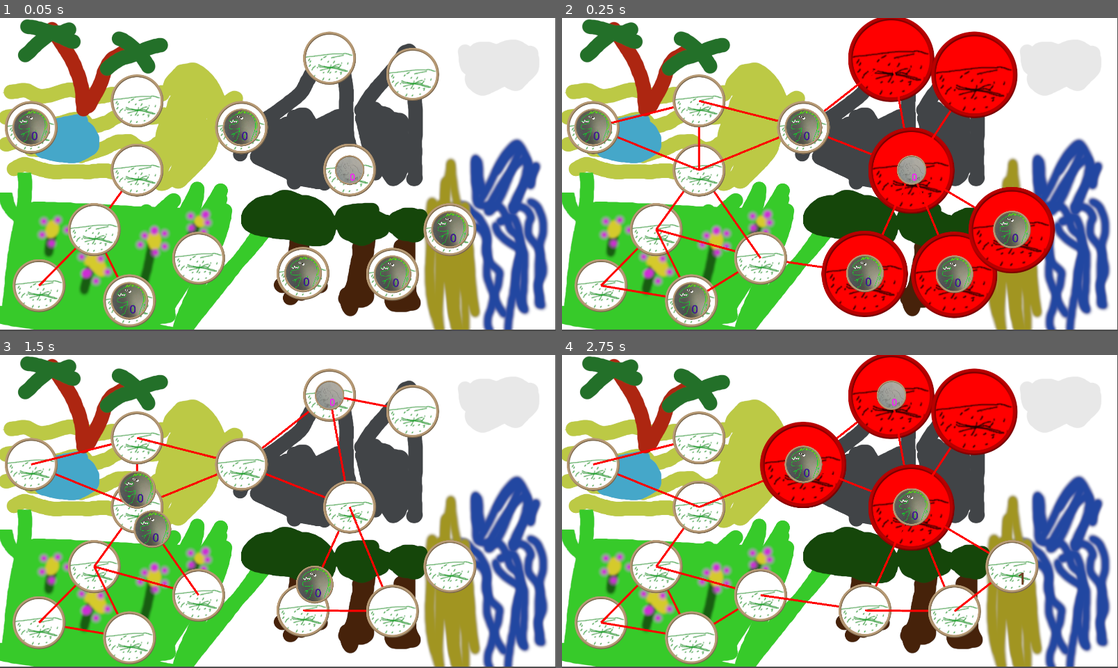
Above: before the commit, frames 1-4 (two rows, left to right).
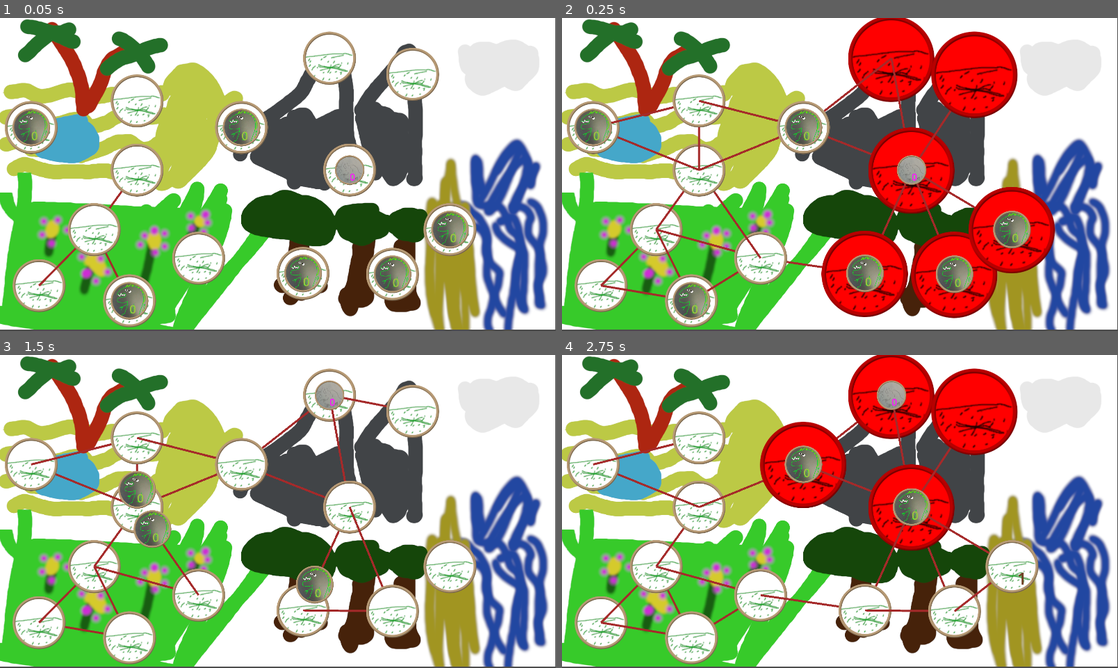
Above: after the commit, the same moments.

Repository: niebarkol/dinozaury
Game: Godot game, scene res://sceny/glowny_poziom.tscn
Same seed, same stepped clock (60 frames per second), same inputs: the game is played once before the commit and once after it.
Inputs (mouse positions are in pixels of both pictures, inside the frame that each line leads up to):
- Up to frame 1 (0.05 s): no input
- Up to frame 2 (0.25 s): no input
- Up to frame 3 (1.5 s): click (328, 395) at 0.52 s; click (328, 395) at 1.27 s
- Up to frame 4 (2.75 s): click (890, 395) at 2.02 s

The runs differ from the first frame. In frame 1, 0.2% of the frame differs, in the area x 5-83%, y 36-95%; in frame 2, 1.7%, in the area x 5-83%, y 12-95%; in frame 3, 1.4%; in frame 4, 1.4%.

Commit message:
Drobne zmiany chyba

Diff:
--- a/project.godot
+++ b/project.godot
@@ -19,5 +19,6 @@
 
 window/size/viewport_width=1920
 window/size/viewport_height=1080
+window/size/mode=3
 window/stretch/mode="viewport"
 window/stretch/aspect="expand"
--- a/sceny/glowny_poziom.tscn
+++ b/sceny/glowny_poziom.tscn
@@ -1,10 +1,14 @@
-[gd_scene load_steps=6 format=3 uid="uid://cd563y37af6wy"]
+[gd_scene load_steps=7 format=3 uid="uid://cd563y37af6wy"]
 
 [ext_resource type="Script" path="res://sceny/poziom.gd" id="1_c7y2w"]
 [ext_resource type="Texture2D" uid="uid://bu1pmtwqbc28f" path="res://assets/tło.png" id="1_odma8"]
 [ext_resource type="PackedScene" uid="uid://cjghlsm8do6m" path="res://sceny/siedlisko.tscn" id="2_wjgmf"]
 [ext_resource type="PackedScene" uid="uid://cooi1widl5qpd" path="res://sceny/dinozaur.tscn" id="4_qbmnr"]
 [ext_resource type="PackedScene" uid="uid://dly6x5w0tgbhn" path="res://sceny/player.tscn" id="5_q22r6"]
+
+[sub_resource type="LabelSettings" id="LabelSettings_wfcfq"]
+font_size = 500
+font_color = Color(0.803922, 0, 0.0862745, 1)
 
 [node name="Node2D" type="Node2D"]
 scale = Vector2(0.715, 0.715)
@@ -74,3 +78,23 @@
 [node name="Dinozaur6" parent="Dinozaury" instance=ExtResource("4_qbmnr")]
 
 [node name="Player" parent="." instance=ExtResource("5_q22r6")]
+
+[node name="Wygrana" type="Label" parent="."]
+visible = false
+offset_left = 244.755
+offset_top = 194.406
+offset_right = 2514.76
+offset_bottom = 1279.41
+text = "Wygrana!"
+label_settings = SubResource("LabelSettings_wfcfq")
+vertical_alignment = 1
+
+[node name="Przegrana" type="Label" parent="."]
+visible = false
+offset_left = 60.1399
+offset_top = 194.406
+offset_right = 2640.14
+offset_bottom = 1279.41
+text = "Przegrana!"
+label_settings = SubResource("LabelSettings_wfcfq")
+vertical_alignment = 1
--- a/sceny/siedlisko.gd
+++ b/sceny/siedlisko.gd
@@ -16,11 +16,13 @@
 func _ready():
 	pass # Replace with function body.
 
+func _process(delta):
+	queue_redraw()
 
 func _draw():
 	for połączenie in połączenia:
 		#draw_line(position,połączenie.position,Color.RED)
-		draw_line(Vector2.ZERO,połączenie.position-position,Color.RED,10)
+		draw_line(Vector2.ZERO,połączenie.position-position,Color.BROWN,10)
 
 func _on_button_pressed():
 	pass # Replace with function body.
@@ -79,12 +81,14 @@
 				if przegrany is Player:
 					#Przegrana
 					przegrany.hide()
+					get_parent().get_parent().get_node("Przegrana").show()
 					await get_tree().create_timer(0.5).timeout
 					get_tree().reload_current_scene()
 				przegrany.queue_free()
 				await get_tree().process_frame
 				if get_parent().get_parent().get_node("Dinozaury").get_children().is_empty():
 					#Wygrana
+					get_parent().get_parent().get_node("Wygrana").show()
 					await get_tree().create_timer(0.5).timeout
 					get_tree().reload_current_scene()
 
